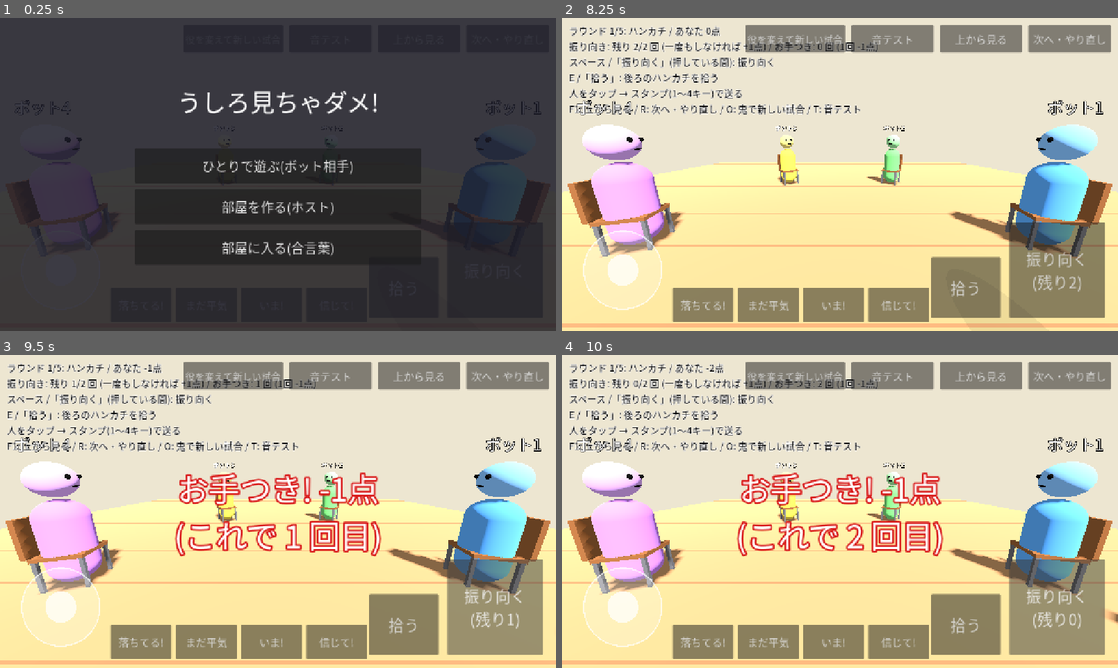
Above: before the commit, frames 1-4 (two rows, left to right).
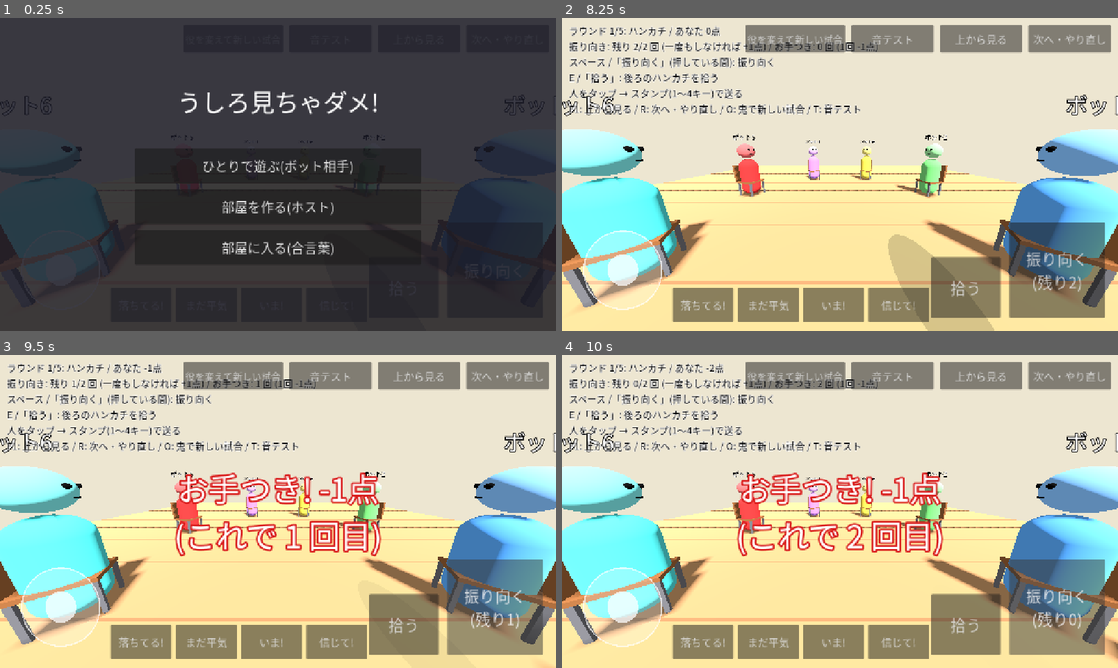
Above: after the commit, the same moments.

Repository: LisaYuumi/ushiro-micha-dame
Game: Godot game, scene res://scenes/main.tscn
Same seed, same stepped clock (60 frames per second), same inputs: the game is played once before the commit and once after it.
Inputs:
- Up to frame 1 (0.25 s): no input
- Up to frame 2 (8.25 s): click "振り向く" at 0.5 s; click "拾う" at 1.25 s; click "落ちてる!" at 2 s; click "まだ平気" at 2.75 s; click "いま!" at 3.5 s; click "信じて!" at 4.25 s; click "上から見る" at 5 s; click "次へ・やり直し" at 5.75 s; click "音テスト" at 6.5 s; click "役を変えて新しい試合" at 7.25 s; click "ひとりで遊ぶ(ボット相手)" at 8 s
- Up to frame 3 (9.5 s): click "振り向く (残り2)" at 8.75 s
- Up to frame 4 (10 s): click "振り向く (残り1)" at 9.5 s

The runs differ from the first frame. In frame 1, 3.1% of the frame differs, in the area x 0-100%, y 24-92%; in frame 2, 27%, in the area x 0-100%, y 24-100%; in frame 3, 25%; in frame 4, 25%.

Commit message:
Eight players: seven seats plus the oni
Kids asked for more people in the circle. SEAT_COUNT 5 -> 7 (bots fill
empty seats, online rooms take up to 8), two more body colors, and a
wider 135 degree seat view so the neighbors stay in sight.

Co-Authored-By: Claude Opus 5.5 <noreply@anthropic.com>
Claude-Session: https://claude.ai/code/session_018gGhz8RHTqLMKymXrJnaB4

Diff:
--- a/scripts/core/game_config.gd
+++ b/scripts/core/game_config.gd
@@ -4,8 +4,8 @@
 ## 遊びながら変えたい数値は、すべてここに置く。
 
 # --- 配置 ---
-## 席の数(プレイヤー1人+座るボット4体。鬼のボットは別)
-const SEAT_COUNT := 5
+## 席の数(座る人の数。鬼は別に1人なので、全部で SEAT_COUNT + 1 人。企画書は4〜8人)
+const SEAT_COUNT := 7
 ## 席が並ぶ輪の半径(メートル)
 const RING_RADIUS := 3.0
 ## 鬼が歩く輪の半径(席の輪より外側)
@@ -43,7 +43,7 @@
 ## 自分の席から見える左右の幅(度)。画面の形(横長のスマホなど)に関係なく同じになる。
 ## 両どなりの人の姿まで見える広さ。両どなりの後ろに落ちた物は、見え方のルール
 ## (GameState.can_see_behind)で自分の画面には映さない
-const SEAT_CAM_HFOV := 120.0
+const SEAT_CAM_HFOV := 135.0
 
 # --- 振り向き ---
 ## 振り向くのにかかる時間(秒)
--- a/scripts/core/game_state.gd
+++ b/scripts/core/game_state.gd
@@ -157,8 +157,10 @@
 		Color(0.9, 0.8, 0.3),
 		Color(0.75, 0.5, 0.9),
 		Color(0.85, 0.2, 0.2),
+		Color(0.3, 0.8, 0.8),
+		Color(0.6, 0.45, 0.3),
 	]
-	# 登場人物は試合のあいだ同じ。席に5人、鬼が1人(id は 0〜5)
+	# 登場人物は試合のあいだ同じ。席に SEAT_COUNT 人、鬼が1人(id は 0〜SEAT_COUNT)
 	actors.clear()
 	var bot_no := 1
 	for i in GameConfig.SEAT_COUNT + 1:
Not shown, changed: SPEC.md
